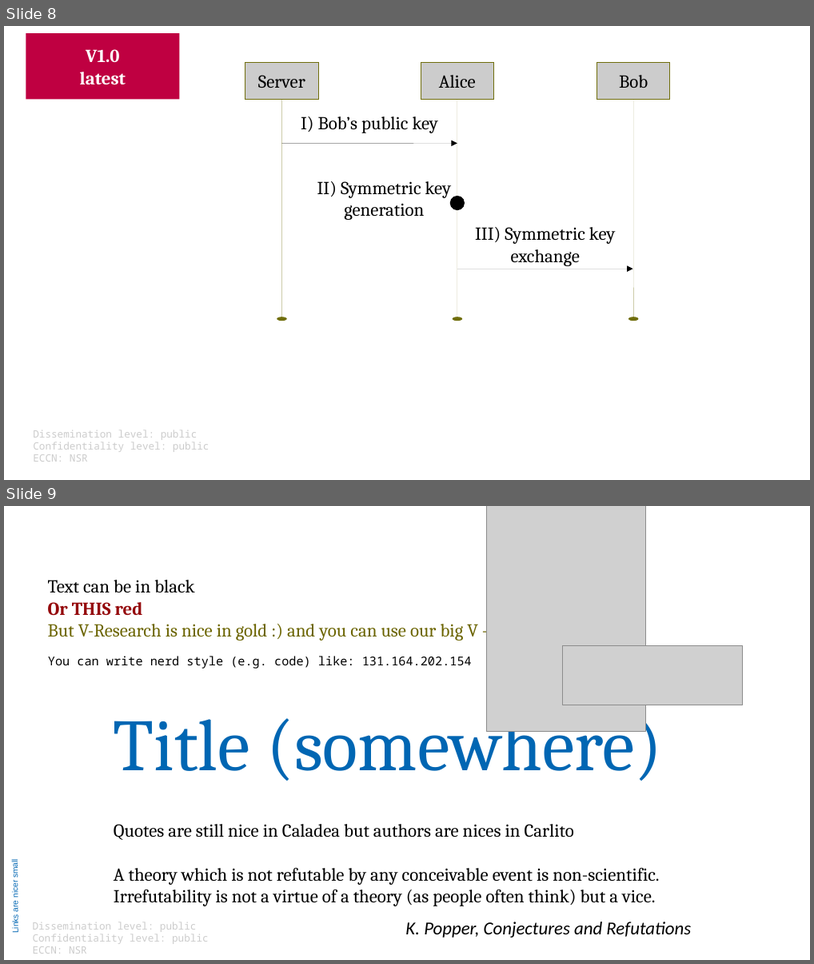
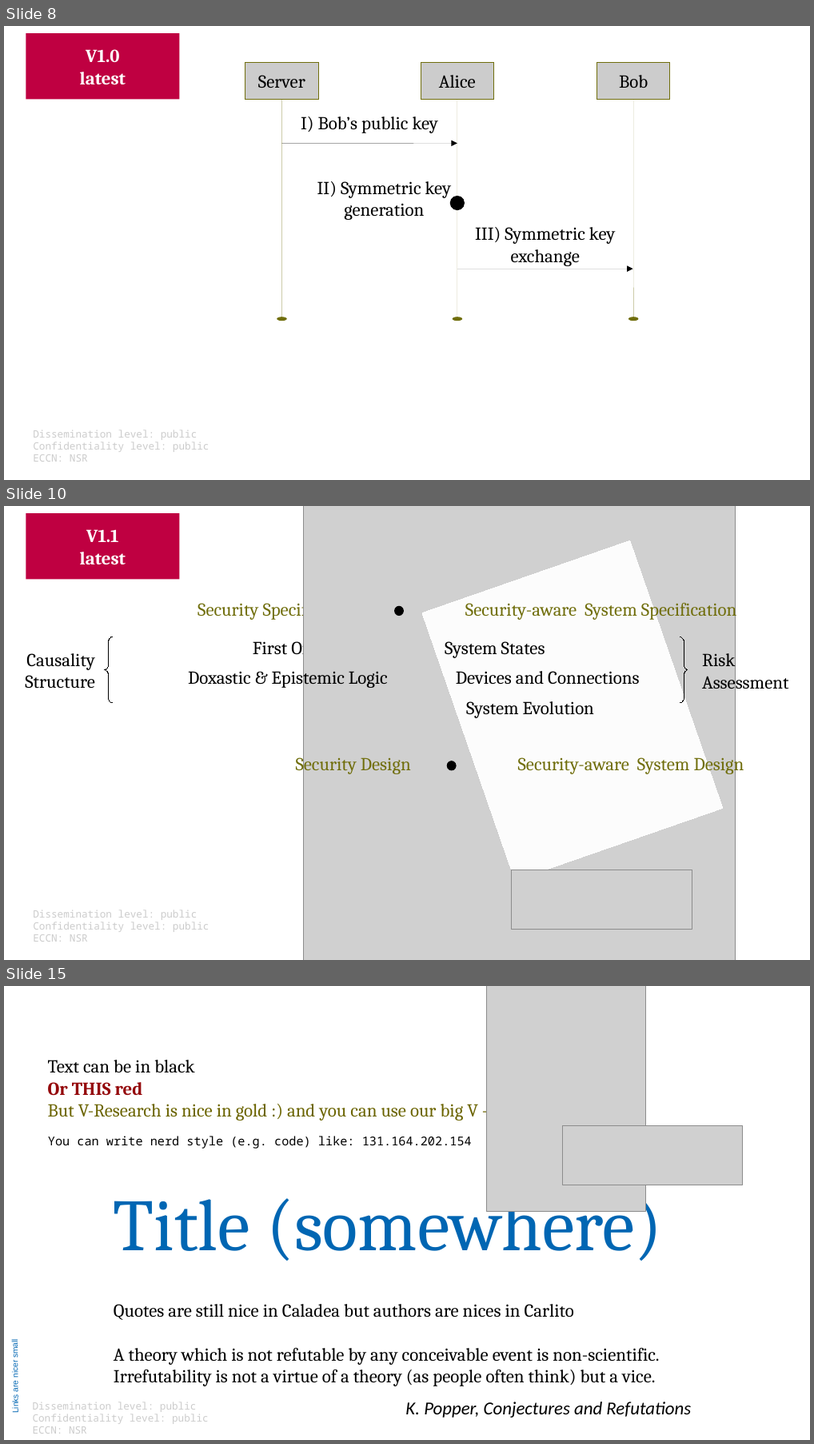
Before and after one commit to v-research/cybersecurity, a slide deck: images/v-research_images_v1.0.odp. Shown one above the other, each under a label of ours: slides 8 and 9 before the commit, slides 8, 10 and 15 after it; the slides between them are not shown. The pictures are 814x964 and 814x1444 pixels, drawn with LibreOffice and Linux fonts; fonts in the diff are those of the drawing; grey boxes stand for pictures. Boxes give left, top, right and bottom in pixels: in the first picture for what was removed or moved away, otherwise in the second. Text is boxed around its words. In the diff, an @@ line names an element or a change of style, - is before the commit and + after.

Commit message:
add images for first draft part 2 (glossary --formalization)

```diff
--- a/images/v-research_images_v1.0.odp
+++ b/images/v-research_images_v1.0.odp
@@ slide 10 added at [4,506,810,960], background #FFFFFF @@
@@ rectangle added at [26,513,180,579], fill #BF0041, 18 pt, text #FFFFFF, bold @@
+V1.1
+latest
@@ picture added at [304,506,736,960] @@
@@ rectangle added at [422,540,723,880], fill #FFFFFF at 94% opacity, outline #FFFFFF 0 pt @@
@@ text added at [198,599,359,620], 18 pt, text #706E0C @@
+Security Specification
@@ text added at [466,599,738,620], 18 pt, text #706E0C @@
+Security-aware System Specification
@@ ellipse added at [394,605,404,616], fill #000000 @@
@@ freeform shape added at [105,637,112,703], outline #000000 0 pt @@
@@ text added at [253,638,388,688], 18 pt, text #000000 @@
+First Order Logic
@@ text added at [445,641,546,658], 18 pt, text #000000 @@
+System States
@@ freeform shape added at [681,637,688,703], outline #000000 0 pt @@
@@ text added at [25,653,95,688], 18 pt, text #000000 @@
+Causality
+Structure
@@ text added at [188,667,345,688], 18 pt, text #000000 @@
+Doxastic & Epistemic Logic
@@ text added at [456,671,639,684], 18 pt, text #000000 @@
+Devices and Connections
@@ text added at [702,653,789,692], 18 pt, text #000000 @@
+Risk
+Assessment
@@ text added at [466,701,594,718], 18 pt, text #000000 @@
+System Evolution
@@ text added at [296,753,411,774], 18 pt, text #706E0C @@
+Security Design
@@ ellipse added at [447,760,457,771], fill #000000 @@
@@ text added at [518,753,745,774], 18 pt, text #706E0C @@
+Security-aware System Design
@@ picture added at [512,870,692,929] @@
@@ text added at [33,910,210,941], 10 pt, text #CCCCCC @@
+Dissemination level: public
+Confidentiality level: public
+ECCN: NSR
@@ what was slide 9 is now slide 15 @@
```
Also in this commit, not shown: 1 slide changed, 5 other slides added, 7 other files.
